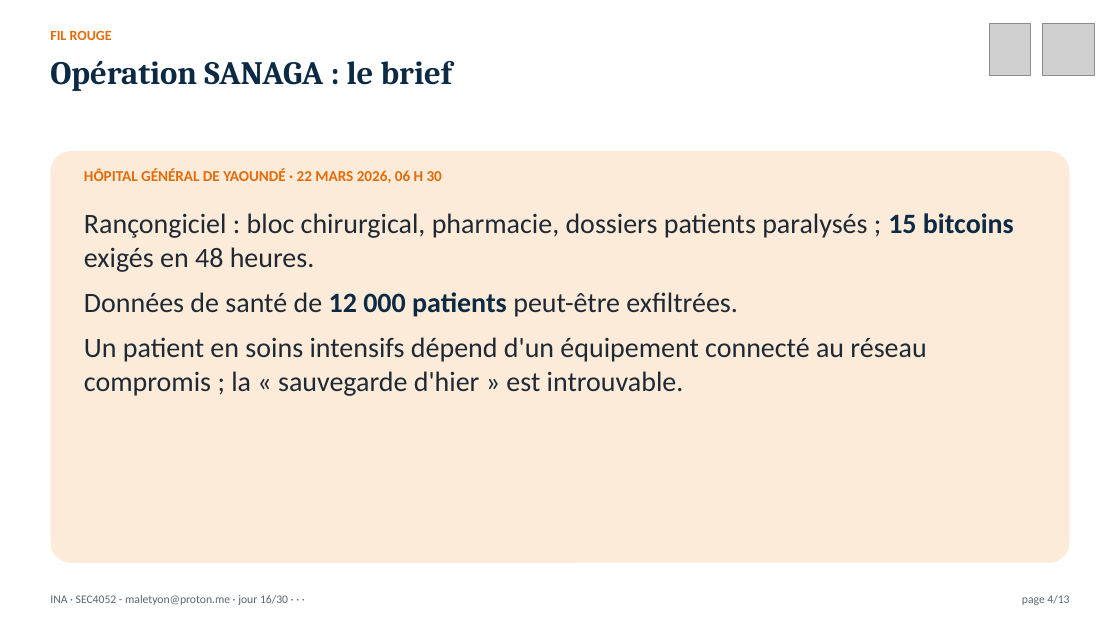
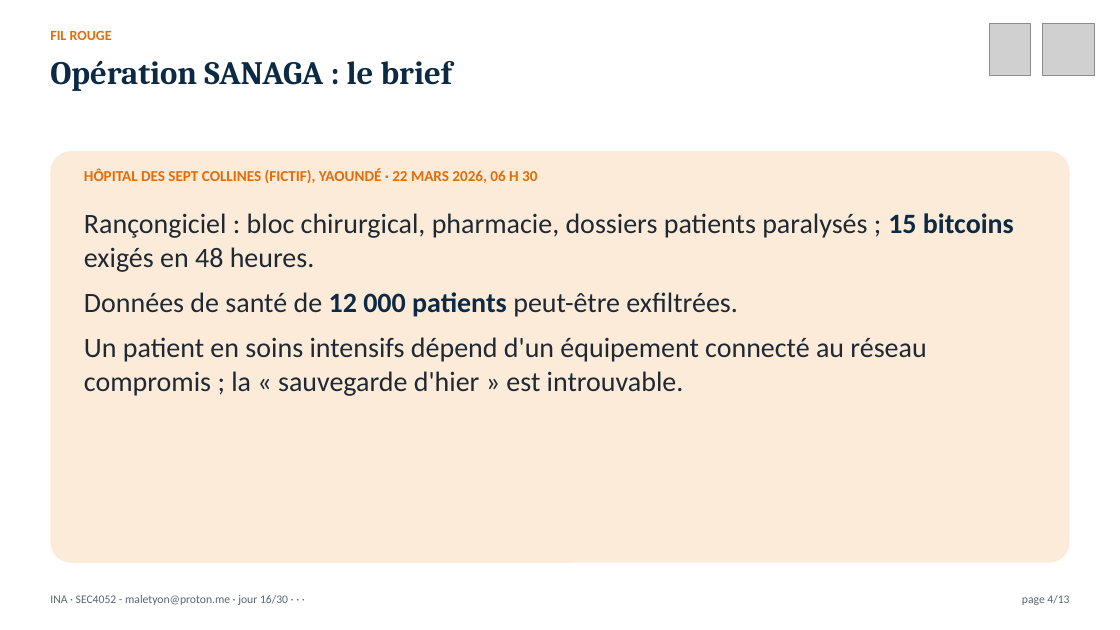
Before and after one commit to MaletYon/cours-ina, a slide deck: slide 4 of Présentation/INA_J16.pptx. Drawn at 1120x630 pixels with LibreOffice and Linux fonts; fonts in the diff are those of the drawing; grey boxes stand for pictures. Boxes give left, top, right and bottom in pixels: in the first picture for what was removed or moved away, otherwise in the second. Text is boxed around its words. In the diff, an @@ line names an element or a change of style, - is before the commit and + after.

```diff
--- a/Présentation/INA_J16.pptx
+++ b/Présentation/INA_J16.pptx
@@ text at (84, 168, 537, 183): text changed @@
-HÔPITAL GÉNÉRAL DE YAOUNDÉ · 22 MARS 2026, 06 H 30
+HÔPITAL DES SEPT COLLINES (FICTIF), YAOUNDÉ · 22 MARS 2026, 06 H 30
```
Also in this commit, not shown: 17 other files.
